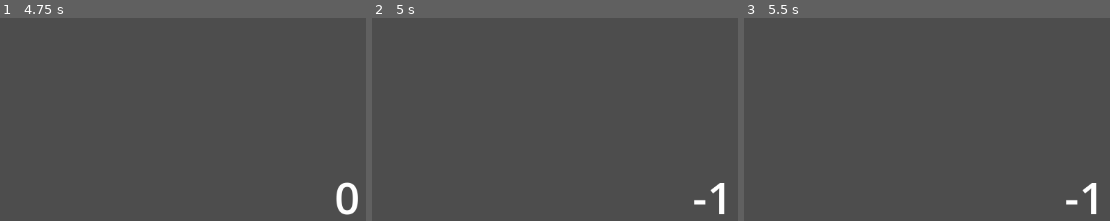
Above: before the commit, frames 1-3 (left to right).
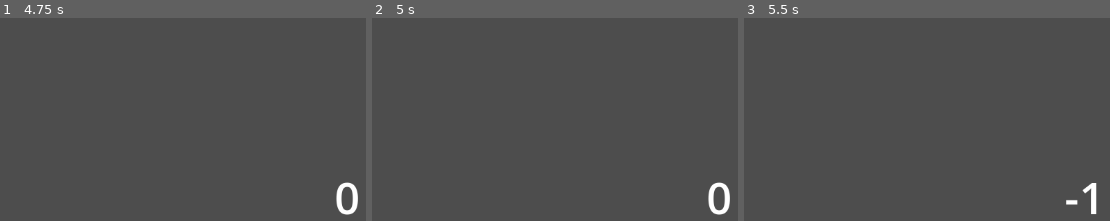
Above: after the commit, the same moments.

Repository: BlueDragonSpace/CascadeVsV2
Game: Godot game, scene res://scenes/root.tscn
Same seed, same stepped clock (60 frames per second), same inputs: the game is played once before the commit and once after it.
Inputs:
- Up to frame 1 (4.75 s): tap Enter at 0.5 s; hold Up 0.53-2.03 s; tap Alt at 0.6, 2.1, 3.6 s; tap 1 (reset) every 0.75 s from 1.25 to 4.25 s; tap Shift at 1.35, 2.85, 4.35 s; hold Left 2.03-3.53 s; hold Down 3.53-4.28 s; hold Right from 4.28 s (still down)
- Up to frame 2 (5 s): keep holding Right
- Up to frame 3 (5.5 s): release Right at 5.03 s; hold Up from 5.03 s (still down); tap Alt at 5.1 s
The pictures show only the part of the screen within x 50-100%, y 50-100%; the shares and areas given below are measured in that part.

Frame 1 is identical in both runs. In frame 2, 0.7% of the frame differs, in the area x 87-98%, y 80-98%; in frame 3, nothing differs.

Commit message:
spawnpoints work! and it randomly selects an environment

Diff:
--- a/scenes/game/entity/player/player.gd
+++ b/scenes/game/entity/player/player.gd
@@ -46,7 +46,7 @@
 		floorbox.collision_mask = collision_mask
 		weapon.collision_layer = int(pow(2, 5))
 		weapon.hitbox.collision_mask = int(pow(2,0))
-
+		weapon.update_hitbox_layers()
 
 	UI.set_data(p_num, self)
 
--- a/scenes/game/entity/player/weapon/specificWeapons/flail.gd
+++ b/scenes/game/entity/player/weapon/specificWeapons/flail.gd
@@ -1,7 +1,6 @@
 extends Weapon
 
-
-func add_ready() -> void:
+func update_hitbox_layers() -> void:
 
 	for child in find_children("RigidBody2D"):
 		child.collision_layer = collision_layer
--- a/scenes/game/entity/player/weapon/weapon.gd
+++ b/scenes/game/entity/player/weapon/weapon.gd
@@ -6,15 +6,10 @@
 
 signal hit_entity(entity)
 
-func _ready() -> void:
-	print(collision_layer)
-
-	add_ready()
-
 func _on_hitbox_body_entered(body: Node2D) -> void:
 	hit_entity.emit(body)
 
-func add_ready() -> void:
+func update_hitbox_layers() -> void:
 	# basically an extended function for further classes
 	# I would use Godot's @virtual and @abstract, but they come with so much hassle
 	pass
--- a/scenes/game/environment/environment_base.tscn
+++ b/scenes/game/environment/environment_base.tscn
@@ -4,7 +4,7 @@
 
 [node name="Spawnpoints" type="Node2D" parent="." unique_id=2093845511]
 
-[node name="Marker2D" type="Marker2D" parent="Spawnpoints" unique_id=1542303037]
+[node name="Marker2D1" type="Marker2D" parent="Spawnpoints" unique_id=1542303037]
 position = Vector2(-128, -64)
 
 [node name="Marker2D2" type="Marker2D" parent="Spawnpoints" unique_id=686152606]
--- a/scenes/game/environment/specific_environments/flat.tscn
+++ b/scenes/game/environment/specific_environments/flat.tscn
@@ -8,6 +8,8 @@
 [node name="Flat" unique_id=2010721927 instance=ExtResource("1_ub5rv")]
 
 [node name="StaticBody2D" type="StaticBody2D" parent="." index="1" unique_id=1855459794]
+collision_layer = 65536
+collision_mask = 0
 
 [node name="CollisionShape2D" type="CollisionShape2D" parent="StaticBody2D" index="0" unique_id=1884985933]
 position = Vector2(0, 4)
--- a/scenes/game/environment/specific_environments/moving_platform.tscn
+++ b/scenes/game/environment/specific_environments/moving_platform.tscn
@@ -24,6 +24,8 @@
 
 [sub_resource type="Animation" id="Animation_5br10"]
 resource_name = "left_right"
+length = 12.0
+loop_mode = 1
 tracks/0/type = "bezier"
 tracks/0/imported = false
 tracks/0/enabled = true
@@ -31,9 +33,9 @@
 tracks/0/interp = 1
 tracks/0/loop_wrap = true
 tracks/0/keys = {
-"handle_modes": PackedInt32Array(0, 2),
-"points": PackedFloat32Array(0, -0.25, 0, 0.25, 0, 80, -0.083333336, -13.333334, 0, 0),
-"times": PackedFloat32Array(0, 0.5)
+"handle_modes": PackedInt32Array(0, 0, 0, 0, 0, 0, 0, 0, 0),
+"points": PackedFloat32Array(0, -0.25, 0, 0.25, 0, 0, -0.25, 0, 0.25, 0, 80, 0, 0, 0, 0, 80, 0, 0, 0, 0, 0, -0.25, 0, 0.25, 0, 0, -0.25, 0, 0.25, 0, -80, 0, 0, 0, 0, -80, 0, 0, 0, 0, 0, -0.25, 0, 0.25, 0),
+"times": PackedFloat32Array(0, 1, 3, 3.9688492, 6, 7, 9, 10, 12)
 }
 
 [sub_resource type="AnimationLibrary" id="AnimationLibrary_08nea"]
@@ -45,18 +47,23 @@
 [node name="MovingPlatform" unique_id=2010721927 instance=ExtResource("1_v8dcy")]
 
 [node name="StaticBody2D" type="StaticBody2D" parent="." index="1" unique_id=182323620]
+collision_layer = 65536
+collision_mask = 0
 
 [node name="CollisionShape2D" type="CollisionShape2D" parent="StaticBody2D" index="0" unique_id=340502862]
 position = Vector2(0, 4)
 shape = SubResource("RectangleShape2D_v8dcy")
 
 [node name="AnimatableBody2D" type="AnimatableBody2D" parent="." index="2" unique_id=191895494]
-position = Vector2(0, 8)
+collision_layer = 65536
+collision_mask = 0
 
 [node name="CollisionShape2D" type="CollisionShape2D" parent="AnimatableBody2D" index="0" unique_id=1521654037]
 position = Vector2(0, -32.5)
 shape = SubResource("RectangleShape2D_d28lk")
 one_way_collision = true
+debug_color = Color(0.84885955, 0.16431046, 0.9999998, 0.41960785)
 
 [node name="AnimationPlayer" type="AnimationPlayer" parent="AnimatableBody2D" index="1" unique_id=339667857]
 libraries/ = SubResource("AnimationLibrary_08nea")
+autoplay = &"left_right"
--- a/scenes/game/game.gd
+++ b/scenes/game/game.gd
@@ -2,19 +2,39 @@
 
 @onready var UI = get_tree().get_first_node_in_group("UI")
 
+@onready var players: Node2D = $Players
 @onready var center: Marker2D = $Center
 @onready var camera_2d: Camera2D = $Center/Camera2D
 @onready var environment: Node2D = $Center/Environment
 
+@export var player_count = 2
+
+const PLAYER = preload("uid://dqts7vo68o24h")
+
 const SMALL_BATTLEFIELD = preload("uid://bv04btme51quy")
 const FLAT = preload("uid://bslnyut3g8exf")
+const MOVING_PLATFORM = preload("uid://dxcvfndadfugo")
 
 var env_rotate = false
 var screenshake = false
 
 func _ready() -> void:
 
+	# chooses random environment
+	match(randi_range(0, 2)):
+		0:
+			environment.add_child(SMALL_BATTLEFIELD.instantiate())
+		1:
+			environment.add_child(FLAT.instantiate())
+		2:
+			environment.add_child(MOVING_PLATFORM.instantiate())
 
+	for i in range(0, player_count):
+		var child = PLAYER.instantiate()
+		child.p_num = i + 1
+		child.position = environment.get_child(0).get_node("Spawnpoints/Marker2D" + str(child.p_num)).position
+
+		players.add_child(child)
 
 	UI.out_of_time.connect(time_out_event)
 
--- a/scenes/game/game.tscn
+++ b/scenes/game/game.tscn
@@ -1,14 +1,23 @@
 [gd_scene format=3 uid="uid://c0hws6kc6ew6t"]
 
 [ext_resource type="Script" uid="uid://3l4qmlun30eq" path="res://scenes/game/game.gd" id="1_sul5r"]
-[ext_resource type="PackedScene" uid="uid://dqts7vo68o24h" path="res://scenes/game/entity/player/player.tscn" id="2_7h61r"]
-[ext_resource type="PackedScene" uid="uid://bv04btme51quy" path="res://scenes/game/environment/specific_environments/small_battlefield.tscn" id="3_0sr1o"]
-[ext_resource type="PackedScene" uid="uid://d2afk51jtpk85" path="res://scenes/game/entity/player/weapon/specificWeapons/flail.tscn" id="3_kelw5"]
 
 [sub_resource type="WorldBoundaryShape2D" id="WorldBoundaryShape2D_7h61r"]
 
 [node name="Game" type="Node2D" unique_id=1852772180]
 script = ExtResource("1_sul5r")
+
+[node name="Players" type="Node2D" parent="." unique_id=1252663992]
+
+[node name="Center" type="Marker2D" parent="." unique_id=385348461]
+position = Vector2(0, -152)
+
+[node name="Environment" type="Node2D" parent="Center" unique_id=1267626558]
+position = Vector2(0, 112)
+
+[node name="Camera2D" type="Camera2D" parent="Center" unique_id=1966874243]
+zoom = Vector2(3, 3)
+position_smoothing_enabled = true
 
 [node name="Killzone" type="Area2D" parent="." unique_id=919728378]
 collision_layer = 0
@@ -18,30 +27,4 @@
 [node name="CollisionShape2D" type="CollisionShape2D" parent="Killzone" unique_id=586519385]
 shape = SubResource("WorldBoundaryShape2D_7h61r")
 
-[node name="Players" type="Node2D" parent="." unique_id=1252663992]
-
-[node name="Player" parent="Players" unique_id=646907970 instance=ExtResource("2_7h61r")]
-position = Vector2(-128, -152)
-max_spd = 12
-max_hp = 25
-weapon_scene = ExtResource("3_kelw5")
-
-[node name="Player2" parent="Players" unique_id=1250194395 instance=ExtResource("2_7h61r")]
-position = Vector2(128, -152)
-p_num = 2
-max_hp = 25
-weapon_scene = ExtResource("3_kelw5")
-
-[node name="Center" type="Marker2D" parent="." unique_id=385348461]
-position = Vector2(0, -152)
-
-[node name="Environment" type="Node2D" parent="Center" unique_id=1267626558]
-position = Vector2(0, 112)
-
-[node name="EnvironmentBase" parent="Center/Environment" unique_id=2010721927 instance=ExtResource("3_0sr1o")]
-
-[node name="Camera2D" type="Camera2D" parent="Center" unique_id=1966874243]
-zoom = Vector2(3, 3)
-position_smoothing_enabled = true
-
 [connection signal="body_entered" from="Killzone" to="." method="_on_killzone_body_entered"]
Not shown, changed: notes/toDo.txt
